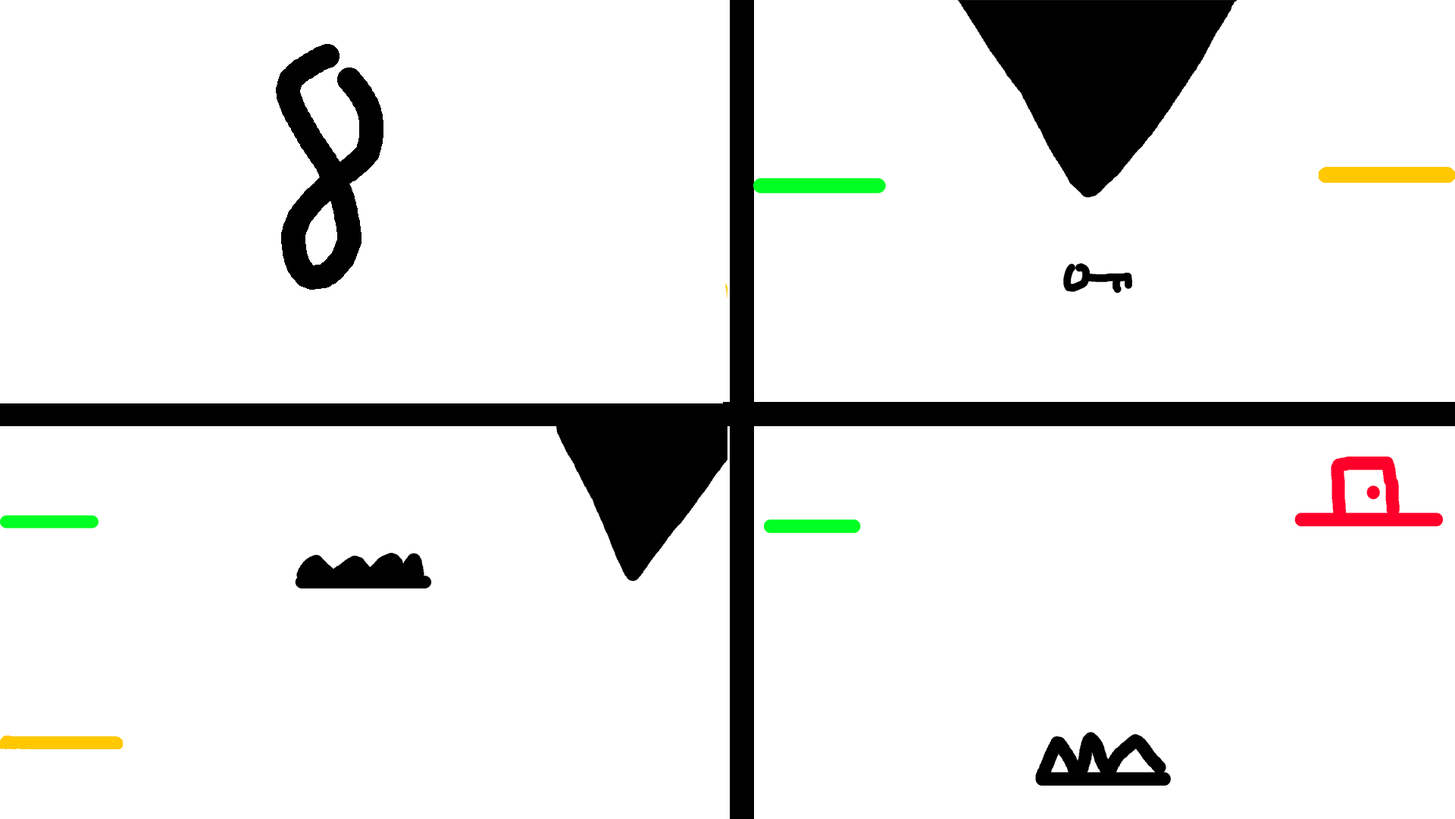
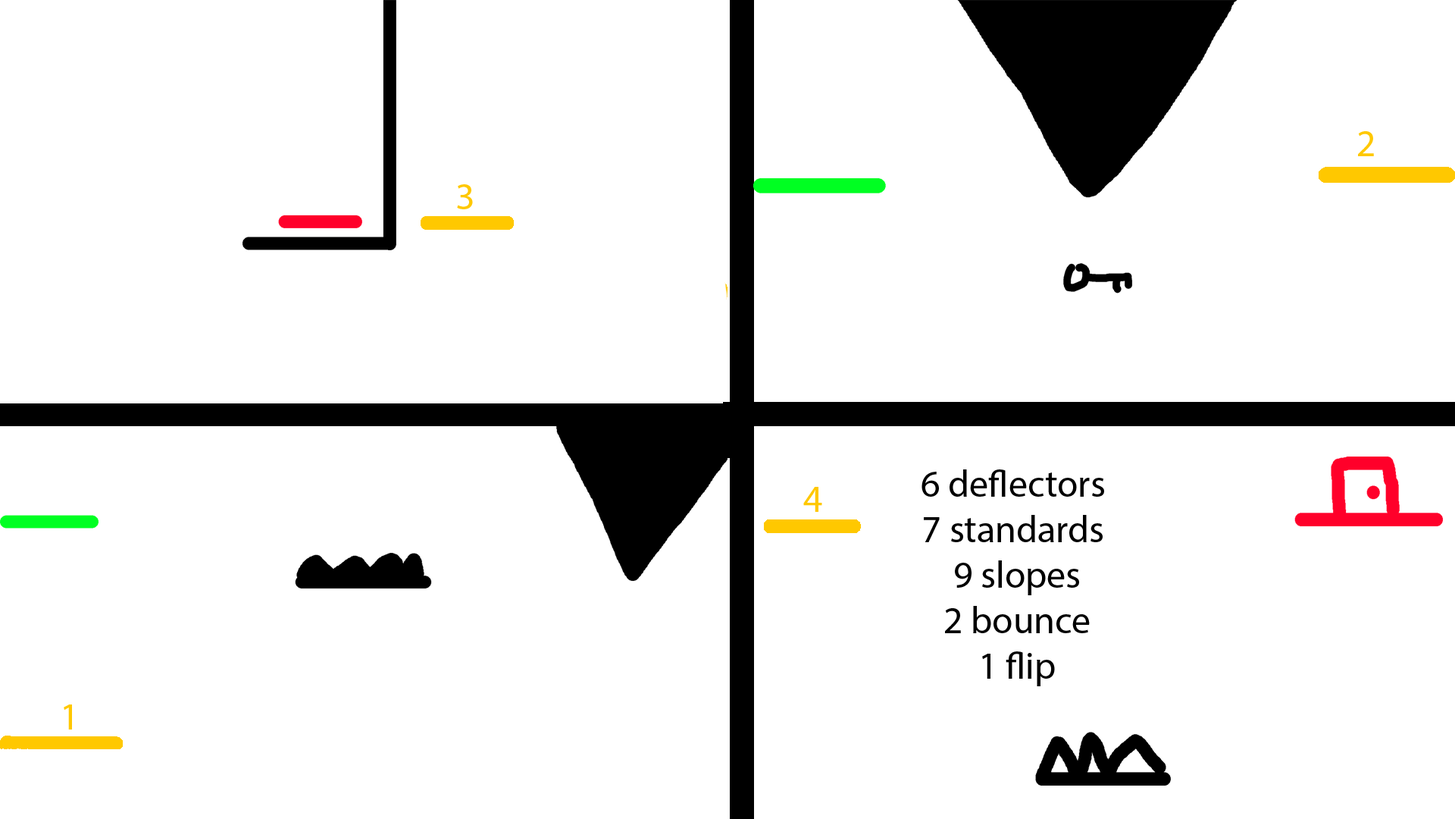
The second (1455, 819) image is a revision of the first. Changes to its layers:
painted on "Level 24" over [63, 0, 1375, 730]
renamed "Area 5" to "Keys and Doors (Area 5)", hid the group it (4 layers) over [242, 17, 1375, 686]
renamed "Area 4" to "Flips (Area 4)", hid the group it (4 layers) over [242, 0, 1375, 686]
renamed "Area 3" to "Bounce (Area 3)", hid the group it (4 layers) over [242, 0, 1375, 686]
renamed "Area 2" to "Deflectors (Area 2)", hid the group it (4 layers) over [63, 0, 1375, 730]
renamed "Area 1" to "Standards and Slopes (Area 1)", hid the group it (4 layers) over [242, 44, 1105, 686]
